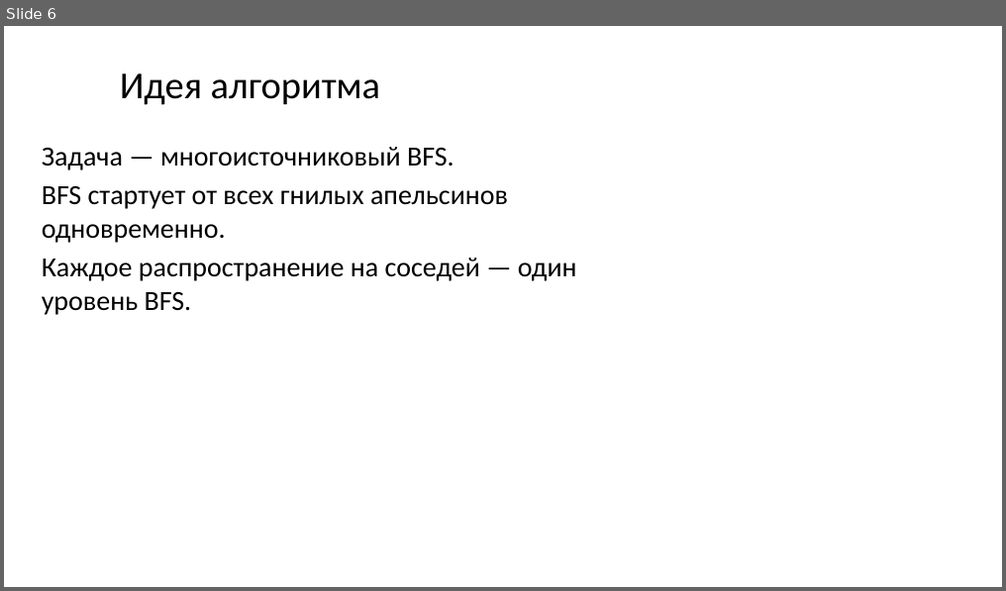
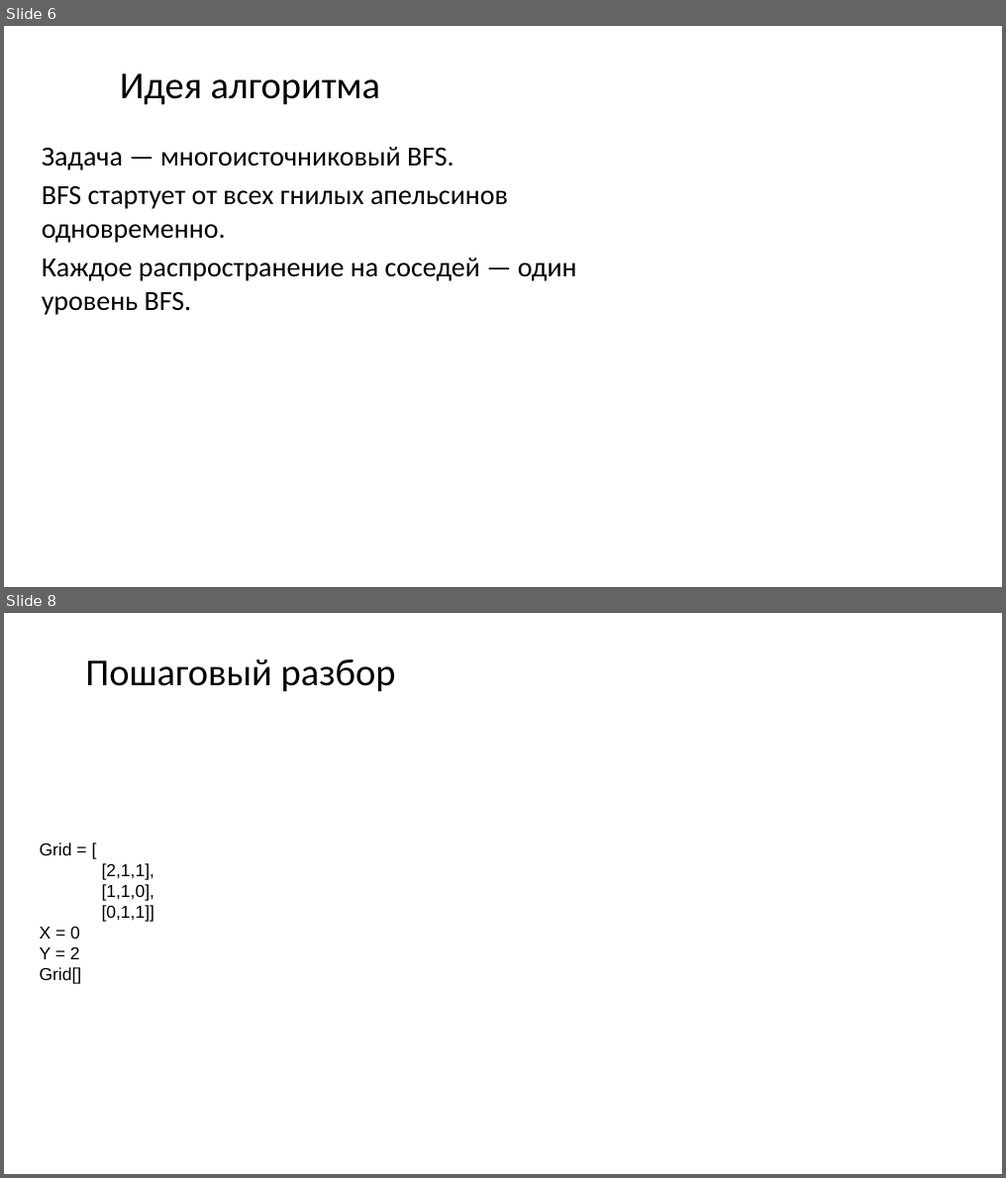
Before and after one commit to DonRobot-all/Algorithmic_training, a slide deck: 10. Промежуточный результат последнее летнее.pptx. Shown one above the other, each under a label of ours: slide 6 before the commit, slides 6 and 8 after it; the slides between them are not shown. The pictures are 1006x591 and 1006x1178 pixels, drawn with LibreOffice and Linux fonts; fonts in the diff are those of the drawing. Boxes give left, top, right and bottom in pixels: in the first picture for what was removed or moved away, otherwise in the second. Text is boxed around its words. In the diff, an @@ line names an element or a change of style, - is before the commit and + after.

```diff
--- a/10. Промежуточный результат последнее летнее.pptx
+++ b/10. Промежуточный результат последнее летнее.pptx
@@ slide 8 added at [4, 613, 1002, 1174], background #FFFFFF @@
@@ title added at [85, 660, 396, 692], 44 pt, text #000000 @@
+Пошаговый разбор
@@ text added at [40, 843, 154, 984], 20 pt, text #000000 @@
+Grid = [
+[2,1,1],
+[1,1,0],
+[0,1,1]]
+X = 0
+Y = 2
+Grid[]
```
Also in this commit, not shown: 2 slides changed, 5 other files.
